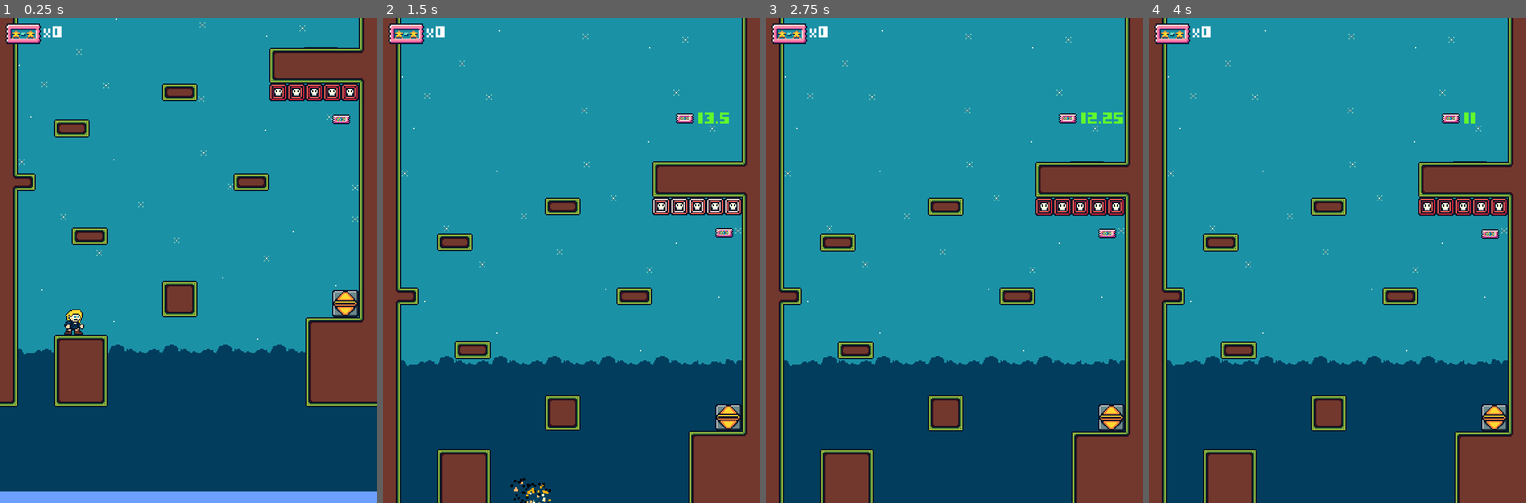
Above: before the commit, frames 1-4 (left to right).
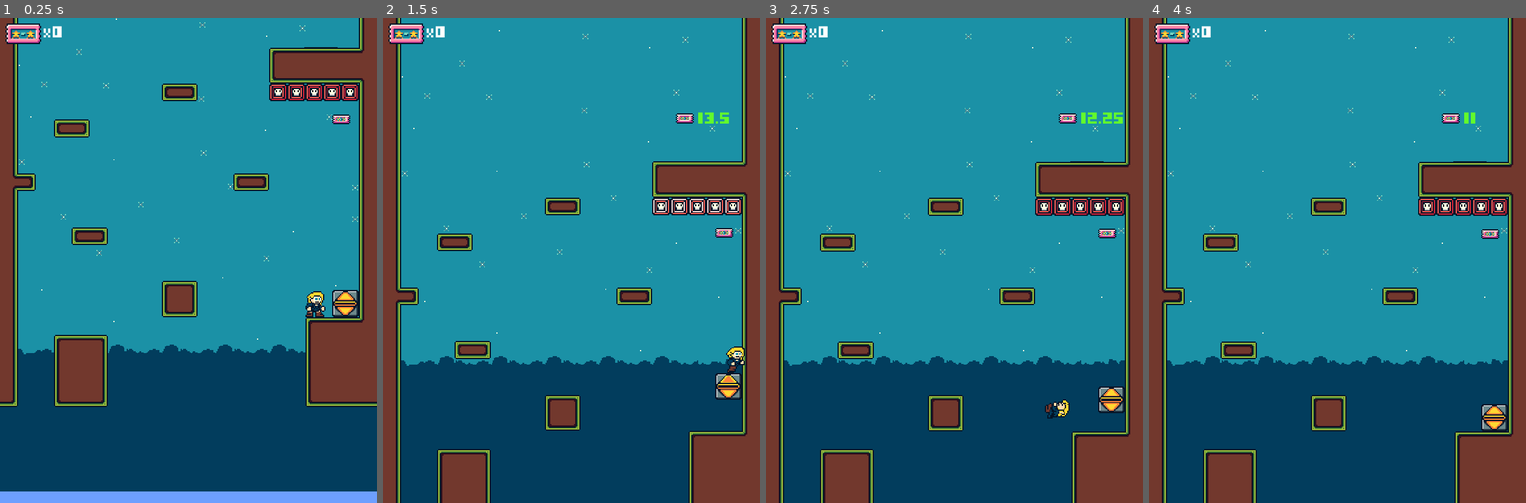
Above: after the commit, the same moments.

Repository: LateLearnerDev/Clamber
Game: Godot game, scene res://Levels/World1/1-3.tscn
Same seed, same stepped clock (60 frames per second), same inputs: the game is played once before the commit and once after it. This scene is started directly instead of the project's main scene.
Inputs:
- Up to frame 1 (0.25 s): no input
- Up to frame 2 (1.5 s): tap Enter (ui_accept) at 0.5, 0.77 s; hold R (rocket) 0.53-1.28 s; hold Right (ui_right) from 0.53 s (still down); tap R (rocket) at 1.35 s
- Up to frame 3 (2.75 s): tap Enter (ui_accept) at 1.52 s; release Right (ui_right) at 2.03 s; hold Left (ui_left) from 2.03 s (still down); hold R (rocket) from 2.03 s (still down); tap Q (shoot) at 2.1 s
- Up to frame 4 (4 s): release Left (ui_left) at 2.78 s; release R (rocket) at 2.78 s; hold Right (ui_right) from 2.78 s (still down); tap R (rocket) at 2.85 s; tap Enter (ui_accept) at 3.02, 3.77 s; hold R (rocket) from 3.53 s (still down)

The runs differ from the first frame. In frame 1, 0.4% of the frame differs, in the area x 17-87%, y 56-66%; in frame 2, 1.1%, in the area x 33-96%, y 67-100%; in frame 3, 0.8%; in frame 4, nothing differs.

Commit message:
Fixed weird animations by changing to continuous then back to discrete in the animation player

Diff:
--- a/Clamber/Levels/TestLevel.tscn
+++ b/Clamber/Levels/TestLevel.tscn
@@ -83,37 +83,34 @@
 position = Vector2( 280, 304 )
 
 [node name="AnimatedSprite" parent="DeathBlock" index="0"]
-frame = 2
+frame = 4
 
 [node name="DeathBlock2" parent="." instance=ExtResource( 17 )]
 position = Vector2( 280, 320 )
 
 [node name="AnimatedSprite" parent="DeathBlock2" index="0"]
-frame = 2
+frame = 4
 
 [node name="DeathBlock3" parent="." instance=ExtResource( 17 )]
 position = Vector2( 280, 368 )
 
-[node name="AnimatedSprite" parent="DeathBlock3" index="0"]
-frame = 3
-
 [node name="DeathBlock4" parent="." instance=ExtResource( 17 )]
 position = Vector2( 280, 384 )
-
-[node name="AnimatedSprite" parent="DeathBlock4" index="0"]
-frame = 3
 
 [node name="DeathBlock7" parent="." instance=ExtResource( 17 )]
 position = Vector2( 248, 128 )
 
-[node name="AnimatedSprite" parent="DeathBlock7" index="0"]
-frame = 3
-
 [node name="DeathBlock9" parent="." instance=ExtResource( 17 )]
 position = Vector2( 56, 192 )
 
+[node name="AnimatedSprite" parent="DeathBlock9" index="0"]
+frame = 1
+
 [node name="DeathBlock10" parent="." instance=ExtResource( 17 )]
 position = Vector2( 72, 192 )
+
+[node name="AnimatedSprite" parent="DeathBlock10" index="0"]
+frame = 1
 
 [node name="BounceBackTile" parent="." instance=ExtResource( 18 )]
 position = Vector2( 24, 240 )
@@ -142,6 +139,9 @@
 
 [node name="Character" parent="PlayerManager" index="0"]
 position = Vector2( 184, 22 )
+
+[node name="CharacterAnimation" parent="PlayerManager/Character" index="2"]
+autoplay = ""
 
 [node name="AnimationTree" parent="PlayerManager/Character/CharacterAnimation" index="0"]
 active = false
@@ -174,6 +174,5 @@
 [editable path="TransitionX2"]
 [editable path="PlayerManager"]
 [editable path="PlayerManager/Character"]
-[editable path="PlayerManager/Character/CharacterAnimation"]
 [editable path="PlayerManager/Character/ShootCheckArea"]
 [editable path="ScreenFader"]
--- a/Clamber/Levels/World1/1-1.tscn
+++ b/Clamber/Levels/World1/1-1.tscn
@@ -63,6 +63,5 @@
 [editable path="TicketTimer/Ticket"]
 [editable path="PlayerManager"]
 [editable path="PlayerManager/Character"]
-[editable path="PlayerManager/Character/CharacterAnimation"]
 [editable path="PlayerManager/Character/ShootCheckArea"]
 [editable path="ScreenFader"]
--- a/Clamber/Levels/World1/1-2.tscn
+++ b/Clamber/Levels/World1/1-2.tscn
@@ -72,6 +72,5 @@
 [editable path="Portals"]
 [editable path="PlayerManager"]
 [editable path="PlayerManager/Character"]
-[editable path="PlayerManager/Character/CharacterAnimation"]
 [editable path="PlayerManager/Character/ShootCheckArea"]
 [editable path="ScreenFader"]
--- a/Clamber/Levels/World1/1-3.tscn
+++ b/Clamber/Levels/World1/1-3.tscn
@@ -67,7 +67,10 @@
 position = Vector2( 0, 375 )
 
 [node name="Character" parent="PlayerManager" index="0"]
-position = Vector2( 65, -3 )
+position = Vector2( 280, -17 )
+
+[node name="CharacterAnimation" parent="PlayerManager/Character" index="2"]
+autoplay = ""
 
 [node name="AnimationTree" parent="PlayerManager/Character/CharacterAnimation" index="0"]
 parameters/in_air/current = 0
@@ -79,7 +82,7 @@
 [editable path="TicketTimer/Timer"]
 [editable path="TicketTimer/Ticket"]
 [editable path="ScreenFader"]
+[editable path="UpDownBlock"]
 [editable path="PlayerManager"]
 [editable path="PlayerManager/Character"]
-[editable path="PlayerManager/Character/CharacterAnimation"]
 [editable path="PlayerManager/Character/ShootCheckArea"]
--- a/Clamber/Resources/Animations/CharacterHangIdle.tres
+++ b/Clamber/Resources/Animations/CharacterHangIdle.tres
@@ -3,6 +3,7 @@
 [resource]
 resource_name = "HangIdle"
 length = 0.1
+loop = true
 tracks/0/type = "value"
 tracks/0/path = NodePath("Sprite:frame")
 tracks/0/interp = 1
--- a/Clamber/Resources/Animations/CharacterHangRocketIdle.tres
+++ b/Clamber/Resources/Animations/CharacterHangRocketIdle.tres
@@ -3,6 +3,7 @@
 [resource]
 resource_name = "HangRocketIdle"
 length = 0.1
+loop = true
 tracks/0/type = "value"
 tracks/0/path = NodePath("Sprite:frame")
 tracks/0/interp = 1
--- a/Clamber/Resources/CharacterAnimation.tres
+++ b/Clamber/Resources/CharacterAnimation.tres
@@ -106,4 +106,4 @@
 nodes/output/position = Vector2( 1560, 380 )
 nodes/state/node = SubResource( 25 )
 nodes/state/position = Vector2( 1180, 220 )
-node_connections = [ "state", 0, "movement", "state", 1, "in_air", "output", 0, "state", "hanging", 0, "HangingIdle", "hanging", 1, "HangingMove", "hanging", 2, "HangingIdleRocket", "hanging", 3, "HangingMoveRocket", "in_air", 0, "Jumping", "in_air", 1, "hanging", "in_air", 2, "RocketUp", "in_air", 3, "RocketJumping", "movement", 0, "Idle", "movement", 1, …(65 unchanged characters)…
+node_connections = [ "state", 0, "movement", "state", 1, "in_air", "output", 0, "state", "in_air", 0, "Jumping", "in_air", 1, "hanging", "in_air", 2, "RocketUp", "in_air", 3, "RocketJumping", "hanging", 0, "HangingIdle", "hanging", 1, "HangingMove", "hanging", 2, "HangingIdleRocket", "hanging", 3, "HangingMoveRocket", "movement", 0, "Idle", "movement", 1, …(65 unchanged characters)…
--- a/Clamber/Scenes/Character/Character.tscn
+++ b/Clamber/Scenes/Character/Character.tscn
@@ -1,8 +1,20 @@
-[gd_scene load_steps=7 format=2]
+[gd_scene load_steps=18 format=2]
 
 [ext_resource path="res://Scenes/Character/RRExport.png" type="Texture" id=1]
 [ext_resource path="res://Scenes/Character/Character.gd" type="Script" id=2]
-[ext_resource path="res://Scenes/Character/CharacterAnimation.tscn" type="PackedScene" id=4]
+[ext_resource path="res://Resources/Animations/CharacterHangRocketMove.tres" type="Animation" id=3]
+[ext_resource path="res://Resources/Animations/CharacterRocketJump.tres" type="Animation" id=4]
+[ext_resource path="res://Resources/Animations/CharacterHangIdle.tres" type="Animation" id=5]
+[ext_resource path="res://Resources/Animations/CharacterJump.tres" type="Animation" id=6]
+[ext_resource path="res://Resources/Animations/CharacterHangMove.tres" type="Animation" id=7]
+[ext_resource path="res://Resources/Animations/CharacterHangRocketIdle.tres" type="Animation" id=8]
+[ext_resource path="res://Resources/Animations/CharacterRocketRun.tres" type="Animation" id=9]
+[ext_resource path="res://Resources/Animations/CharacterRocketIdle.tres" type="Animation" id=10]
+[ext_resource path="res://Resources/Animations/CharacterRun.tres" type="Animation" id=11]
+[ext_resource path="res://Resources/Animations/CharacterIdle.tres" type="Animation" id=12]
+[ext_resource path="res://Resources/Animations/CharacterRocketUp.tres" type="Animation" id=13]
+[ext_resource path="res://Scenes/Character/CharacterAnimation.gd" type="Script" id=14]
+[ext_resource path="res://Resources/CharacterAnimation.tres" type="AnimationNodeBlendTree" id=15]
 
 [sub_resource type="RectangleShape2D" id=1]
 extents = Vector2( 6.375, 10 )
@@ -24,21 +36,6 @@
 "values": [ 40, 41, 42, 43, 42, 41 ]
 }
 
-[sub_resource type="Animation" id=3]
-length = 0.001
-tracks/0/type = "value"
-tracks/0/path = NodePath("Sprite:frame")
-tracks/0/interp = 1
-tracks/0/loop_wrap = true
-tracks/0/imported = false
-tracks/0/enabled = true
-tracks/0/keys = {
-"times": PoolRealArray( 0 ),
-"transitions": PoolRealArray( 1 ),
-"update": 0,
-"values": [ 41 ]
-}
-
 [node name="Character" type="KinematicBody2D"]
 collision_layer = 2
 script = ExtResource( 2 )
@@ -48,14 +45,31 @@
 texture = ExtResource( 1 )
 hframes = 7
 vframes = 7
-frame = 41
 
 [node name="CollisionShape2D" type="CollisionShape2D" parent="."]
 position = Vector2( 0, -10 )
 shape = SubResource( 1 )
 
-[node name="CharacterAnimation" parent="." instance=ExtResource( 4 )]
+[node name="CharacterAnimation" type="AnimationPlayer" parent="."]
+reset_on_save = false
 anims/Celebration1 = SubResource( 2 )
-anims/RESET = SubResource( 3 )
+anims/CharacterHangIdle = ExtResource( 5 )
+anims/CharacterHangMove = ExtResource( 7 )
+anims/CharacterHangRocketIdle = ExtResource( 8 )
+anims/CharacterHangRocketMove = ExtResource( 3 )
+anims/CharacterIdle = ExtResource( 12 )
+anims/CharacterJump = ExtResource( 6 )
+anims/CharacterRocketIdle = ExtResource( 10 )
+anims/CharacterRocketJump = ExtResource( 4 )
+anims/CharacterRocketRun = ExtResource( 9 )
+anims/CharacterRocketUp = ExtResource( 13 )
+anims/CharacterRun = ExtResource( 11 )
+script = ExtResource( 14 )
 
-[editable path="CharacterAnimation"]
+[node name="AnimationTree" type="AnimationTree" parent="CharacterAnimation"]
+tree_root = ExtResource( 15 )
+anim_player = NodePath("..")
+parameters/hanging/current = 0
+parameters/in_air/current = 0
+parameters/movement/current = 0
+parameters/state/current = 0
--- a/Clamber/Scenes/Character/CharacterAnimation.gd
+++ b/Clamber/Scenes/Character/CharacterAnimation.gd
@@ -9,6 +9,7 @@
 var _grounded_movement_func: FuncRef = funcref(self, "_grounded_movement")
 var _jump_func: FuncRef = funcref(self, "_jump")
 var _hang_func: FuncRef = funcref(self, "_hang")
+var _current_state = null
 
 onready var animation_tree := $AnimationTree as AnimationTree
 
@@ -18,10 +19,14 @@
 
 
 func set_ground_state() -> void:
-	animation_tree.set("parameters/state/current", State.GROUND)
+	if _current_state != State.GROUND:
+		_current_state = State.GROUND
+		animation_tree.set("parameters/state/current", State.GROUND)
 
 func set_in_air_state() -> void:
-	animation_tree.set("parameters/state/current", State.AIR)
+	if _current_state != State.AIR:
+		animation_tree.set("parameters/state/current", State.AIR)
+		_current_state = State.AIR
 
 
 func grounded_movement(moving_x: float) -> void:
@@ -29,6 +34,7 @@
 
 func _grounded_movement(moving_x: float) -> void:
 	animation_tree.set("parameters/movement/current", moving_x != GroundMovement.IDLE)
+
 
 func _grounded_movement_rocket_pack(moving_x: float) -> void:
 	animation_tree.set("parameters/movement/current", GroundMovement.RUN_ROCKET if moving_x != GroundMovement.IDLE else GroundMovement.IDLE_ROCKET)
@@ -57,6 +63,7 @@
 
 
 func rocket() -> void:
+	print("rocket set")
 	animation_tree.set("parameters/in_air/current", InAir.ROCKET)
 
 func set_rocket_pack_eqipped() -> void:
